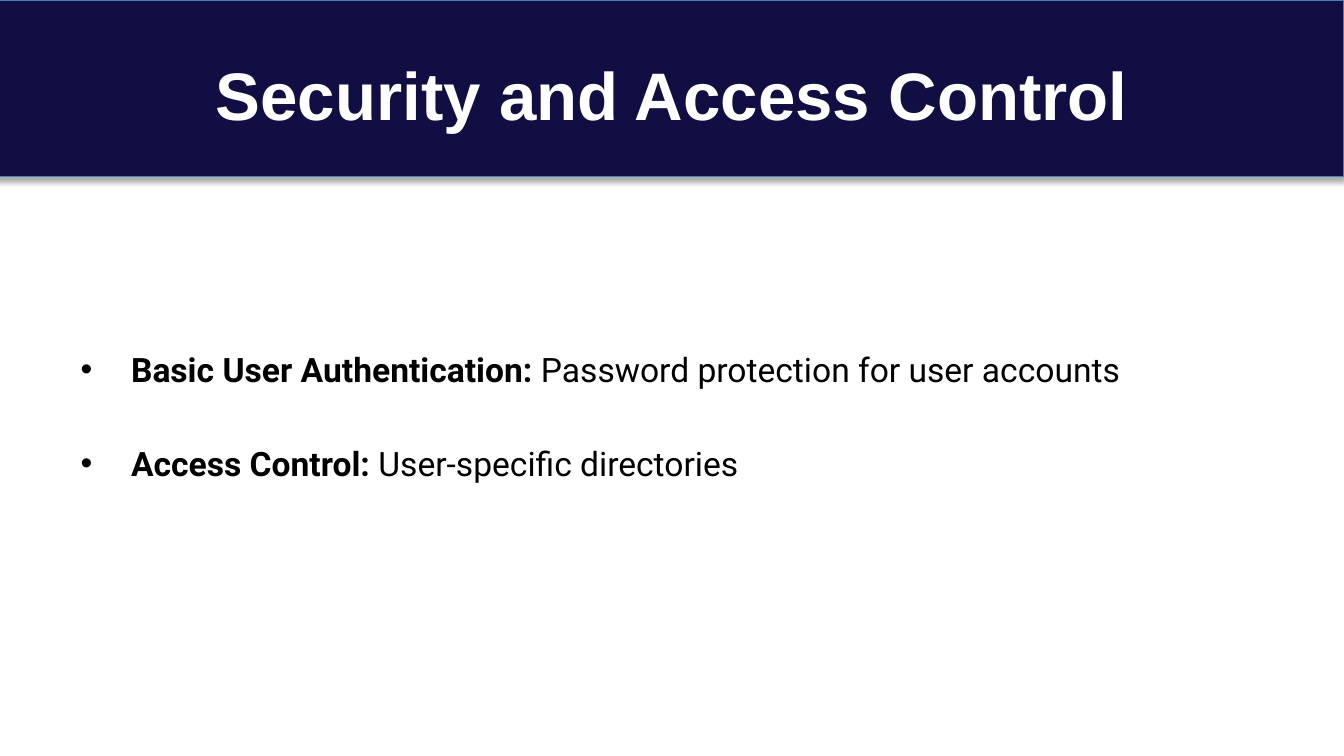
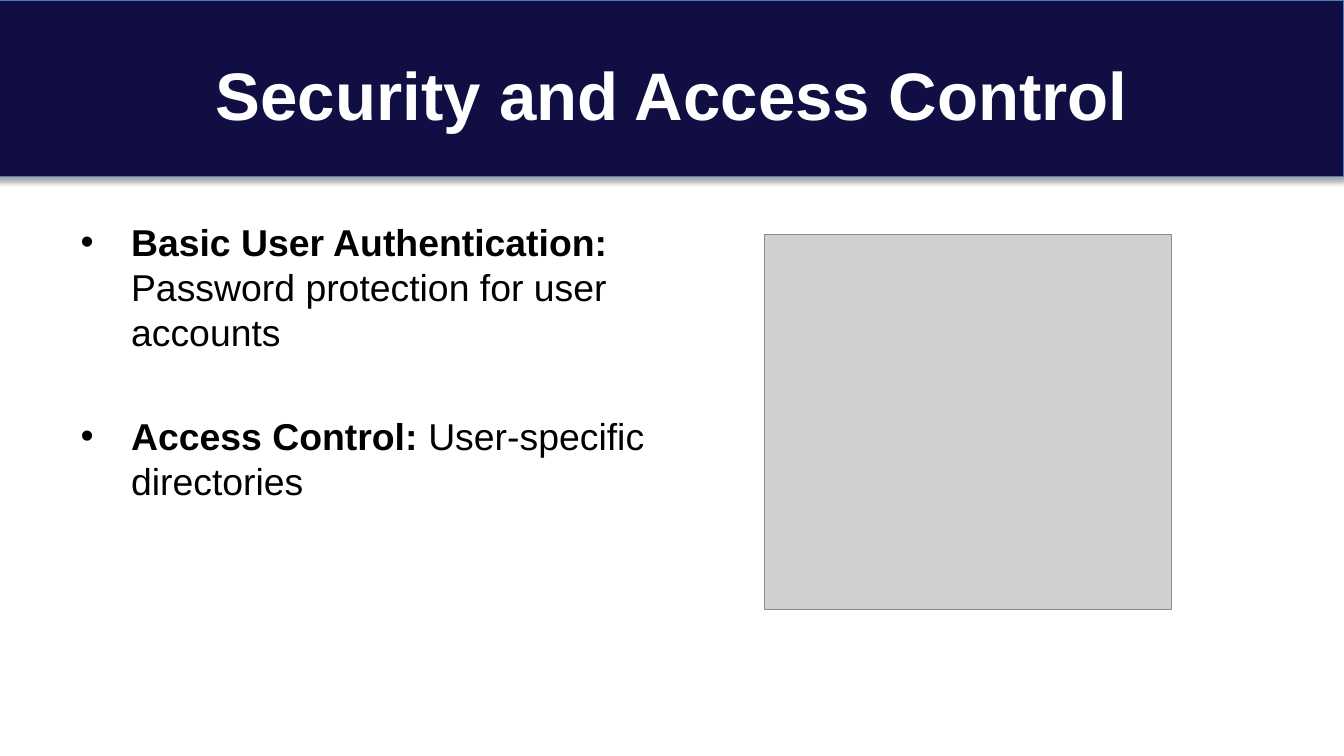
Before and after one commit to cseuconn/CSE-OS-2023-FALL, a slide deck: slide 10 of CSE-5305/Zongming_Juli/VFS presentation.pptx (slide 8 before the commit). Drawn at 1344x756 pixels with LibreOffice and Linux fonts; fonts in the diff are those of the drawing; grey boxes stand for pictures. Boxes give left, top, right and bottom in pixels: in the first picture for what was removed or moved away, otherwise in the second. Text is boxed around its words. In the diff, an @@ line names an element or a change of style, - is before the commit and + after.

```diff
--- a/CSE-5305/Zongming_Juli/VFS presentation.pptx
+++ b/CSE-5305/Zongming_Juli/VFS presentation.pptx
@@ text "Basic User Authentication: Password protection ...": place and size @@
-text "Basic User Authentication: Password protection ..." at [131,356,1120,483]
+text "Basic User Authentication: Password protection ..." at [131,229,644,496]
@@ text "Basic User Authentication: Password protection ..." at [131,229,644,496]: size 18 to 20 pt, font Roboto to Arial @@
@@ picture added at [765,234,1172,609] @@
```
Also in this commit, not shown: 6 other slides changed, 12 slides added, 2 slides removed, 1 other file.
